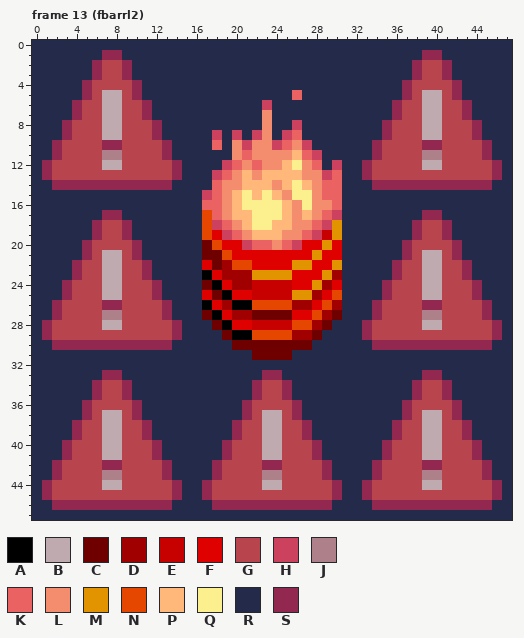
Two versions of one pixel-art file, public/assets/graphics/snek-threats-48.ase. This is how it looked before the edit.
48x48 pixels, 20 frames. Shown: frame 13 (fbarrl2). The commit also changed other frames, which this record leaves out.
Palette (. is transparent): A #000000  B #bfabaf  C #6e0000  D #a00000  E #c70000  F #df0000  G #b8454e  H #cc425e  J #ae8089  K #ea6262  L #f48d6d  M #e19400  N #e64700  P #ffb879  Q #fcef8d  R #242b4a  S #92274f
Now the later version:
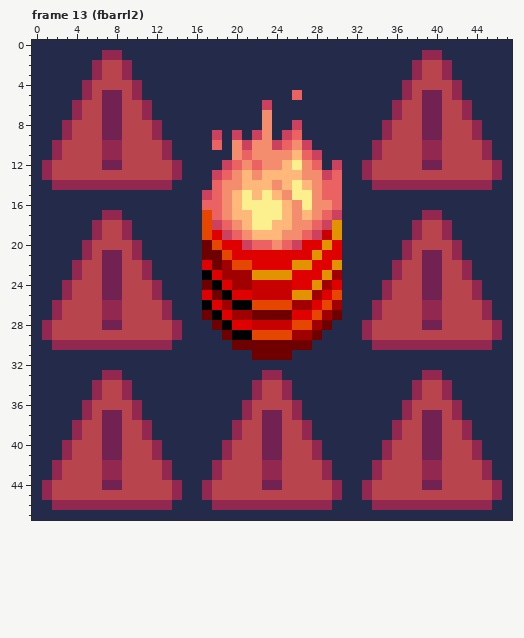
The edit:
Colour B changes from #bfabaf to #712152.
Frame 13 (fbarrl2), layer "warning":
The author changed colour J to colour S in row 11 at x 7 to 8 and 39 to 40; in row 27 at x 7 to 8 and 39 to 40; in row 43 at x 7 to 8, 23 to 24 and 39 to 40.
Where, in picture pixels (left, top, right, bottom), the same in both pictures:
changed: (102, 90, 122, 170)
changed: (422, 90, 442, 170)
changed: (102, 250, 122, 330)
changed: (422, 250, 442, 330)
changed: (102, 410, 122, 490)
changed: (262, 410, 282, 490)
changed: (422, 410, 442, 490)
